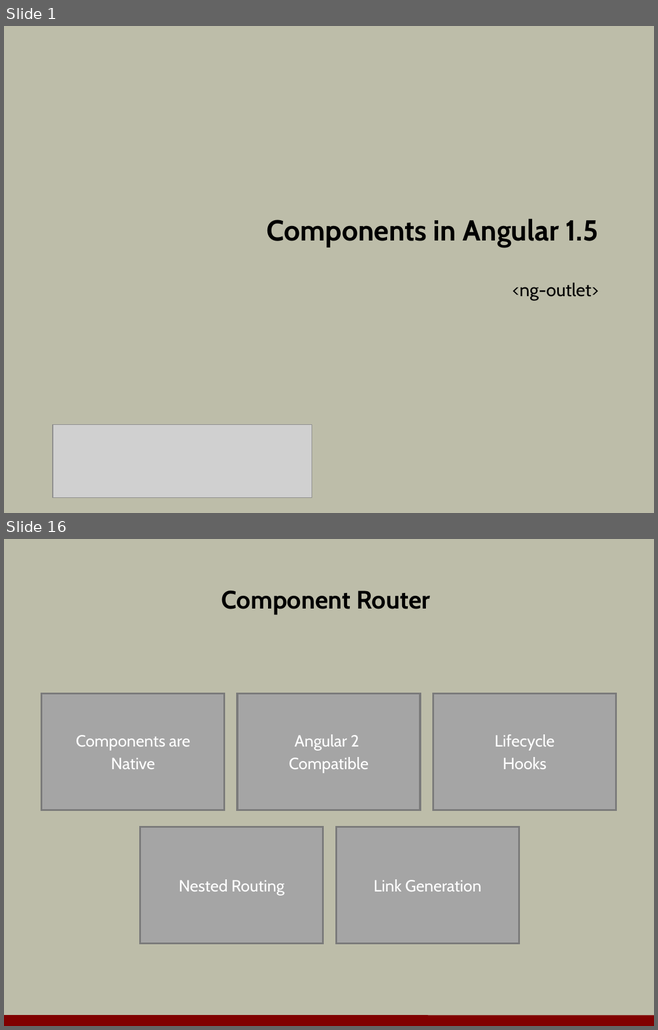
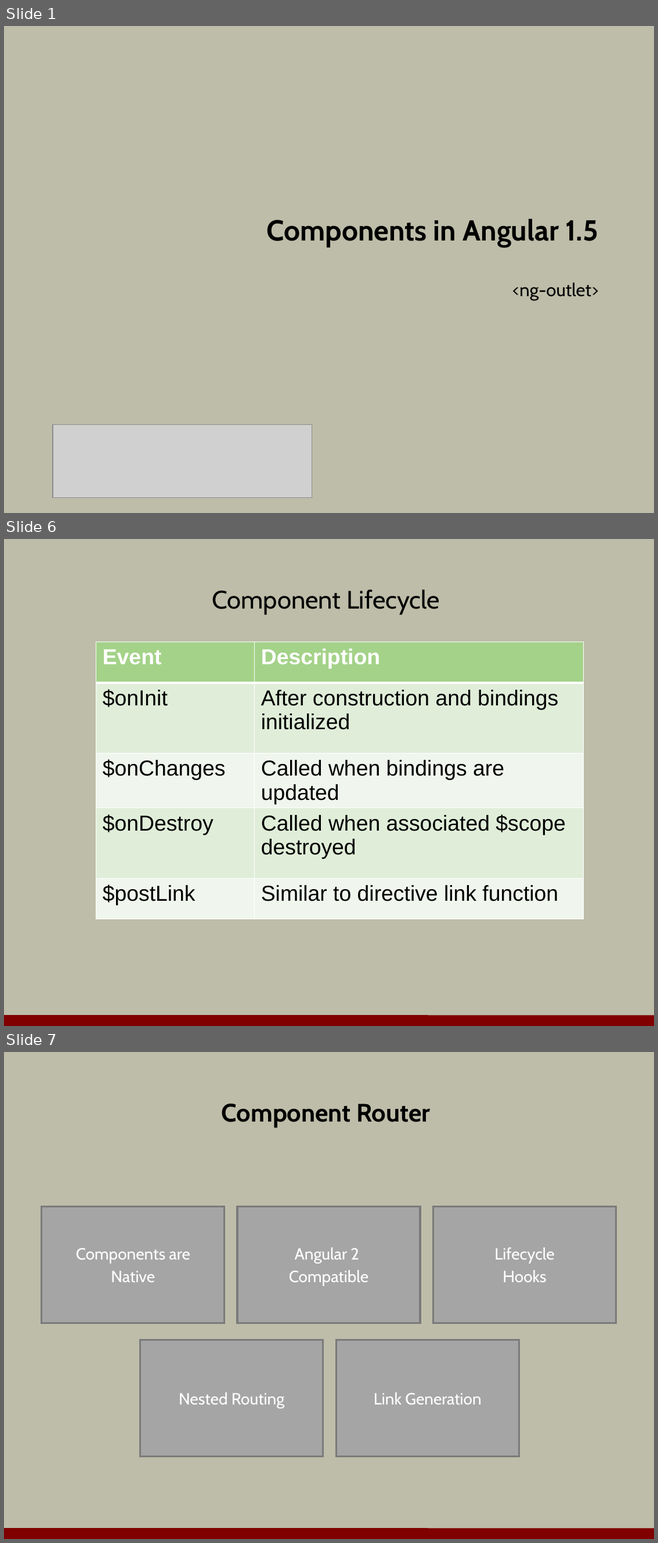
Before and after one commit to OdeToCode/classes, a slide deck: angularjs/slides/a2_components.pptx. Shown one above the other, each under a label of ours: slides 1 and 16 before the commit, slides 1, 6 and 7 after it; the slides between them are not shown. The pictures are 658x1030 and 658x1543 pixels, drawn with LibreOffice and Linux fonts; fonts in the diff are those of the drawing; grey boxes stand for pictures; background and template pictures are left out. Boxes give left, top, right and bottom in pixels: in the first picture for what was removed or moved away, otherwise in the second. Text is boxed around its words. In the diff, an @@ line names an element or a change of style, - is before the commit and + after.

```diff
--- a/angularjs/slides/a2_components.pptx
+++ b/angularjs/slides/a2_components.pptx
@@ slide 6 added at (4,539,654,1026), background #BDBDA9; not listed: 1 template element that a slide beside it also shows @@
@@ title added at (212,589,440,615), 28 pt, text #000000 @@
+Component Lifecycle
@@ table added at (96,642,583,923), 5 rows, 2 columns @@
+Event | Description
+$onInit | After construction and bindings initialized
+$onChanges | Called when bindings are updated
+$onDestroy | Called when associated $scope destroyed
+$postLink | Similar to directive link function
@@ what was slide 16 is now slide 7 @@
```
Also in this commit, not shown: 6 slides changed, 4 other slides added, 10 slides removed, 5 other files.
